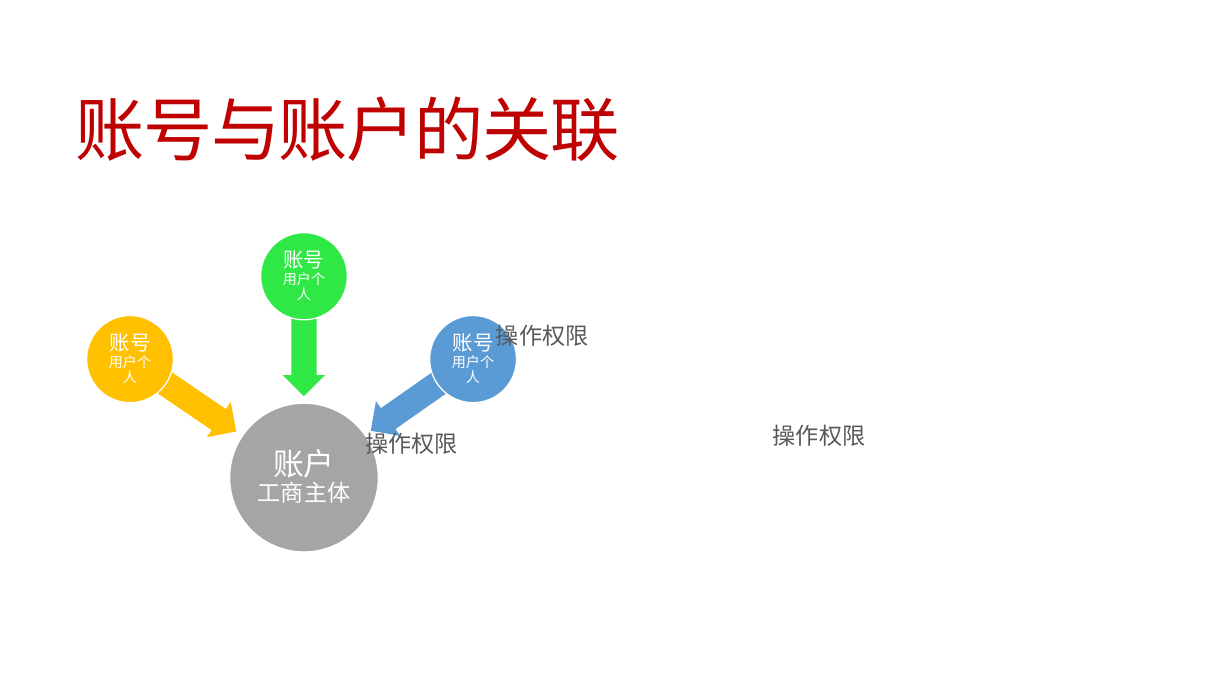
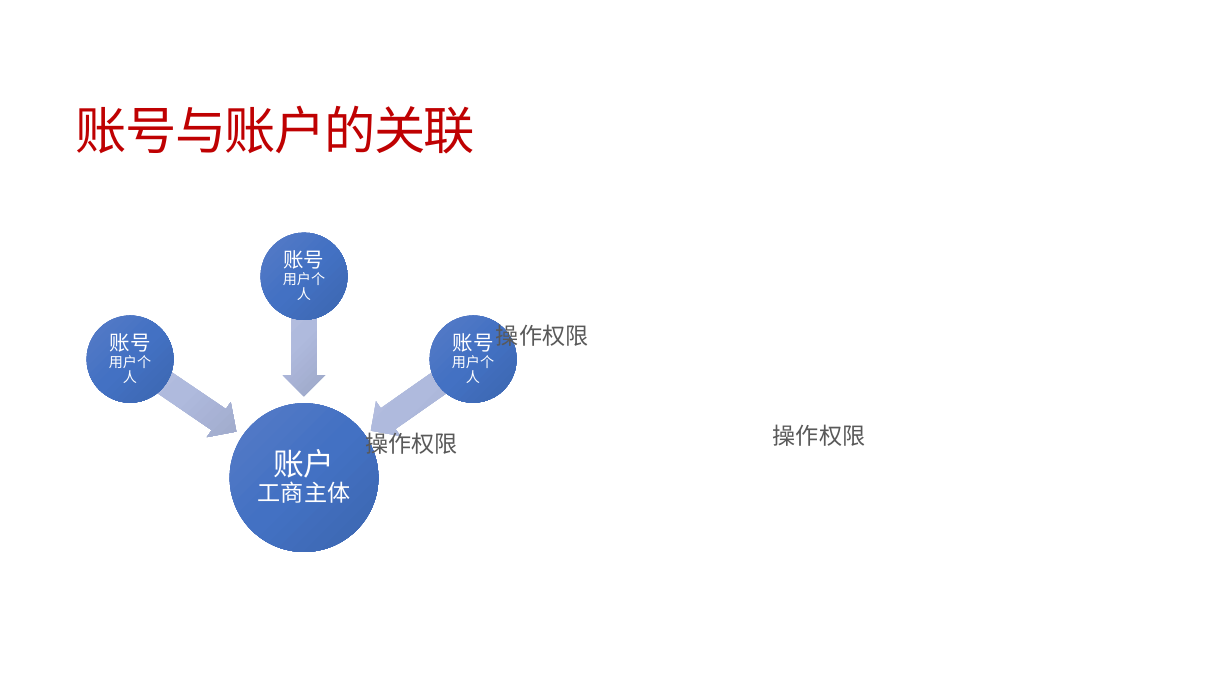
Before and after one commit to jzgi/chainsmart, a slide deck: slide 17 of Docs/品链供销平台.pptx. Drawn at 1232x693 pixels with LibreOffice and Linux fonts; fonts in the diff are those of the drawing. Boxes give left, top, right and bottom in pixels: in the first picture for what was removed or moved away, otherwise in the second. Text is boxed around its words. In the diff, an @@ line names an element or a change of style, - is before the commit and + after.

```diff
--- a/Docs/品链供销平台.pptx
+++ b/Docs/品链供销平台.pptx
@@ title "账号与账户的关联" at (76,106,475,154): size 54 to 40 pt @@
@@ ellipse at (261,233,348,320): fill #30E845 to gradient #587DC8 to #4472C4 to #3D66B0; outline #FFFFFF 1 pt to none @@
@@ left arrow at (283,276,325,396): fill #30E845 to gradient #B9C3E2 to #B0BCDE to #9EA8C8 @@
@@ ellipse at (87,315,174,402): fill #FFC000 to gradient #587DC8 to #4472C4 to #3D66B0; outline #FFFFFF 1 pt to none @@
@@ ellipse at (430,315,517,402): fill #5B9BD5 to gradient #587DC8 to #4472C4 to #3D66B0; outline #FFFFFF 1 pt to none @@
@@ left arrow at (118,342,249,449): fill #FFC000 to gradient #B9C3E2 to #B0BCDE to #9EA8C8 @@
@@ left arrow at (359,341,485,448): fill #5B9BD5 to gradient #B9C3E2 to #B0BCDE to #9EA8C8 @@
@@ ellipse at (229,403,378,552): fill #A5A5A5 to gradient #587DC8 to #4472C4 to #3D66B0; outline #FFFFFF 1 pt to none @@
```
Also in this commit, not shown: 5 other slides changed, 2 slides added, 1 slide removed, 34 other files.
